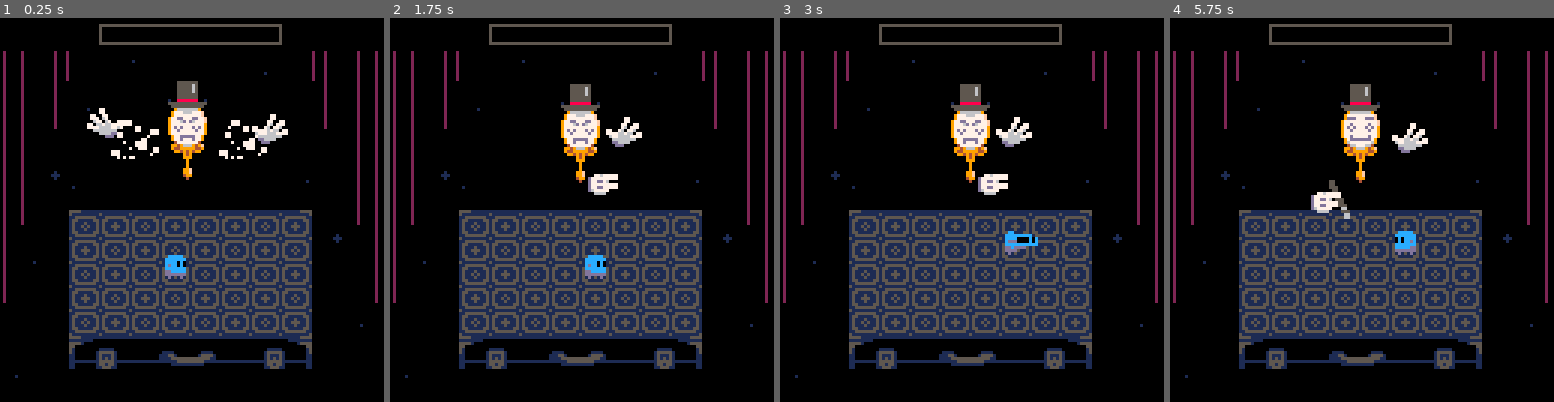
Above: before the commit, frames 1-4 (left to right).
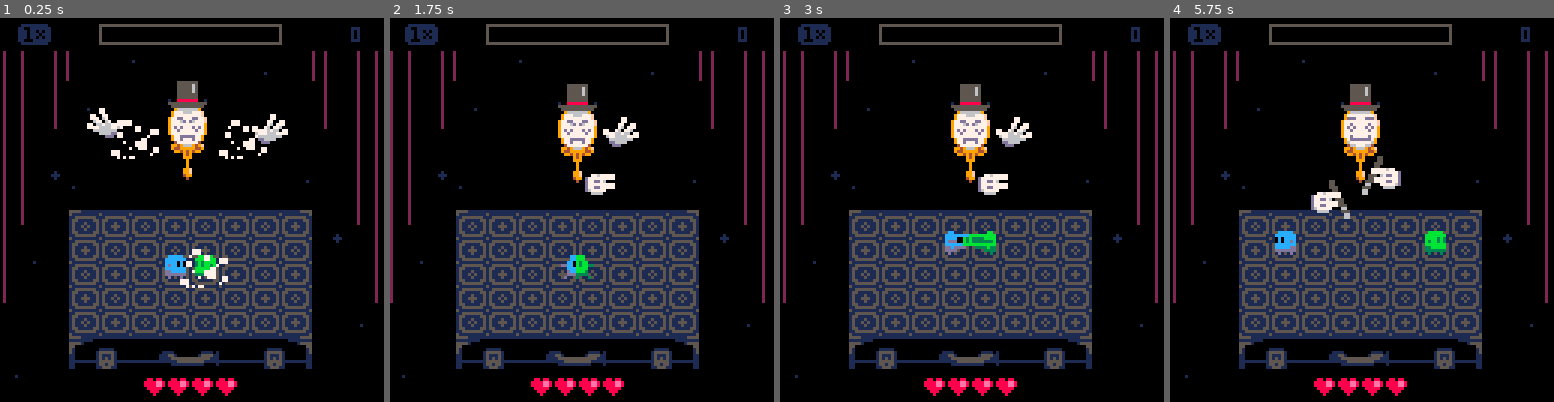
Above: after the commit, the same moments.

Repository: aylanonsense/just-one-boss
Game: PICO-8 cartridge cart.p8
Two runs of this game, one before a commit and one after it. Both use one fixed random seed, a clock stepped at 60 frames per second and the inputs below.
Inputs:
- Up to frame 1 (0.25 s): no input
- Up to frame 2 (1.75 s): tap X (X key) at 0.33, 1.07 s; tap O (Z key) at 0.7, 1.7 s; hold Right from 1.6 s (still down)
- Up to frame 3 (3 s): tap X (X key) at 1.85, 2.97 s; release Right at 2.1 s; tap O (Z key) at 2.1, 2.5, 2.9 s; hold Up 2.15-2.42 s; hold Right from 2.47 s (still down)
- Up to frame 4 (5.75 s): release Right at 3.03 s; hold Left 3.08-3.58 s; tap O (Z key) every 0.4 s from 3.3 to 5.7 s; hold Down 3.63-3.97 s; hold Right 4.02-4.68 s; tap X (X key) at 4.08, 5.2 s; hold Up 4.73-5.03 s; hold Left 5.08-5.68 s; hold Down from 5.73 s (still down)

The runs differ from the first frame. In frame 1, 1.6% of the frame differs, in the area x 4-94%, y 1-99%; in frame 2, 17%, in the area x 0-99%, y 1-99%; in frame 3, 2.1%; in frame 4, 2.9%.

Commit message:
Points, and also beginning to pin down the boss defeat animation

Diff:
--- a/cart.p8
+++ b/cart.p8
@@ -15,27 +15,25 @@
             ^     ^
            c=1   c=2
 
-hurtbox_channels:
-	1: player
-	2: pickup
-	4: coin (stationary)
-
 todo:
+	points when touching tile to indicate they are good
 	boss death animation
+	boss_reflection is more properly mirrored
 	screens: title, death, victory
 	sound effects + music
 	hard mode?
 	perhaps only 6 columns? only 4 rows?
 	get rid of the spritesheet blocking, will save some tokens on palt calls
 
+note: add an additional 314 tokens for lines that are commented out for debug purposes
+	so the new limit is 7878 tokens
 ]]
 
 -- useful noop function
 function noop() end
 
 -- global config vars
-local beginning_phase=3
-local one_hit_ko=false
+local one_hit_ko=true
 
 -- global scene vars
 local scenes
@@ -43,7 +41,13 @@
 local scene_frame
 local freeze_frames
 local screen_shake_frames
+
+-- global game vars
+local boss_phase
 local rainbow_color
+local dark_rainbow_color
+local score
+local score_mult
 
 -- global promise vars
 local promises={}
@@ -274,6 +278,7 @@
 		end,
 		get_hurt=function(self)
 			if self.invincibility_frames<=0 then
+				score_mult=1
 				freeze_and_shake_screen(6,10)
 				self.invincibility_frames,self.stun_frames=60,19
 				player_health:lose_heart()
@@ -283,7 +288,6 @@
 	player_health={
 		x=63,
 		y=122,
-		-- visible=false,
 		hearts=4,
 		-- anim=nil,
 		anim_frames=0,
@@ -294,22 +298,20 @@
 			end
 		end,
 		draw=function(self)
-			if self.visible then
-				palt2(3)
-				local i
-				for i=1,4 do
-					sspr2(0,30,9,7,self.x+8*i-24,self.y-3)
-					local sprite=0
-					if self.anim=="gain" and i==self.hearts then
-						sprite=mid(1,5-flr(self.anim_frames/2),3)
-					elseif self.anim=="lose" and i==self.hearts+1 then
-						sprite=6
-					elseif i<=self.hearts then
-						sprite=4
-					end
-					if sprite!=6 or self.anim_frames>=15 or (self.anim_frames+1)%4<2 then
-						sspr2(9*sprite,30,9,7,self.x+8*i-24,self.y-3)
-					end
+			palt2(3)
+			local i
+			for i=1,4 do
+				sspr2(0,30,9,7,self.x+8*i-24,self.y-3)
+				local sprite=0
+				if self.anim=="gain" and i==self.hearts then
+					sprite=mid(1,5-flr(self.anim_frames/2),3)
+				elseif self.anim=="lose" and i==self.hearts+1 then
+					sprite=6
+				elseif i<=self.hearts then
+					sprite=4
+				end
+				if sprite!=6 or self.anim_frames>=15 or (self.anim_frames+1)%4<2 then
+					sspr2(9*sprite,30,9,7,self.x+8*i-24,self.y-3)
 				end
 			end
 		end,
@@ -326,10 +328,6 @@
 			end
 			if self.hearts<=0 then
 				freeze_and_shake_screen(999,0)
-			end
-			if not self.visible then
-				self.visible=true
-				freeze_and_shake_screen(9,0)
 			end
 		end
 	},
@@ -338,7 +336,6 @@
 		-- y=5,
 		-- visible=false,
 		health=0,
-		phase=0,
 		rainbow_frames=0,
 		is_user_interface=true,
 		drain_frames=0,
@@ -356,26 +353,60 @@
 			end
 		end,
 		gain_health=function(self)
-			self.health,self.visible,self.rainbow_frames=mid(0,self.health+1,60),true,15
-			local health=self.health
-			if self.phase==0 then
-				if health==31 then
-					boss=spawn_entity("magic_mirror")
-				elseif health==41 then
-					boss.visible=true
-				elseif health==60 then
-					boss:promise_sequence(
-						"phase_change",
-						{"return_to_ready_position",nil,"right"},
-						"decide_next_action")
-				end
-			elseif health>=60 then
-				boss:promise_sequence(
-					"cancel_everything",
-					"reel",
-					"phase_change",
-					{"return_to_ready_position",2},
-					"decide_next_action")
+			if self.health<60 then
+				self.health,self.visible,self.rainbow_frames=mid(0,self.health+1,60),true,15
+				local health=self.health
+				if boss_phase==0 then
+					if health==25 then
+						boss=spawn_entity("magic_mirror")
+					elseif health==37 then
+						boss.visible=true
+					elseif health==60 then
+						boss:promise_sequence(
+							"phase_change",
+							function()
+								boss_phase+=1
+							end,
+							{"return_to_ready_position",nil,"right"},
+							"decide_next_action")
+					end
+				elseif health>=60 then
+					if boss_phase>=5 then
+						self.health=0
+					elseif boss_phase==4 then
+						boss_phase=5
+						boss:promise_sequence(
+							"cancel_everything",
+							{"reel",80},
+							"cancel_everything",
+							function()
+								player_reflection:poof()
+								player_reflection=player_reflection:die() -- nil
+							end,
+							"die")
+						boss_reflection:promise_sequence(
+							"cancel_everything",
+							{"reel",77},
+							"die")
+						local i
+						for i=1,24 do
+							spawn_magic_tile(20+13*i)
+						end
+					else
+						boss:promise_sequence(
+							"cancel_everything",
+							{"reel",8},
+							10,
+							"set_expression",
+							20,
+							"phase_change",
+							function()
+								boss_phase+=1
+							end,
+							{"return_to_ready_position",2},
+							"decide_next_action")
+					end
+				end
 			end
 		end
 	},
@@ -396,6 +427,7 @@
 	magic_tile={
 		render_layer=3,
 		hurtbox_channel=2, -- pickup
+		is_boss_generated=true,
 		update=function(self)
 			if get_tile_occupant(self:col(),self:row()) then
 				self:die()
@@ -410,17 +442,18 @@
 					tile_color,bg_color=6,6
 				end
 			end
-			-- draw background
-			rectfill(x-4,y-3,x+4,y+3,bg_color)
-			-- draw tile
-			rect(x-4,y-3,x+4,y+3,tile_color)
-			rect(x-2,y-1,x+2,y+1)
+			pal(7,tile_color)
+			pal(5,bg_color)
+			sspr2(55,38,9,7,x-4,y-3)
 		end,
 		on_hurt=function(self)
+			score+=score_mult
+			spawn_entity("points",self.x,self.y-7,{points=score_mult})
 			freeze_and_shake_screen(2,2)
-			self.hurtbox_channel,self.frames_to_death=0,6
-			local particles,i=spawn_particle_burst(self.x,self.y,30,16,10)
-			for i=1,ternary(boss_health.phase==0,10,8) do
+			self.hurtbox_channel,self.frames_to_death,score_mult=0,6,min(score_mult+1,8)
+			local health_change=ternary(one_hit_ko and boss_phase<5,60,ternary(boss_phase==0,12,8))
+			local particles,i=spawn_particle_burst(self.x,self.y,max(health_change,ternary(boss_phase>=5,15,30)),16,10)
+			for i=1,health_change do
 				-- shuffle
 				local j=rnd_int(i,#particles)
 				particles[i],particles[j]=particles[j],particles[i]
@@ -432,7 +465,7 @@
 					7+i,
 					{"move",8+min(boss_health.health+i,60),-58,8,ease_out})
 			end
-			on_magic_tile_picked_up(self,10)
+			on_magic_tile_picked_up(self,health_change)
 		end
 	},
 	player_reflection={
@@ -492,7 +525,7 @@
 				f=(6-f)%4
 			end
 			-- draw the card
-			sspr2(10*f+75,104,10,10,self.x-5,self.y-7)
+			sspr2(10*f+77,21,10,10,self.x-5,self.y-7)
 		end
 	},
 	flower_patch={
@@ -506,16 +539,16 @@
 		end,
 		draw=function(self)
 			palt2(4)
-			local sx=88
+			local sx=101
 			if self.hit_frames>0 then
-				sx=106
+				sx=119
 			elseif self.frames_to_death>0 then
-				sx=97
-			end
-			sspr2(sx,85,9,8,self.x-4,self.y-4)
+				sx=110
+			end
+			sspr2(sx,71,9,8,self.x-4,self.y-4)
 		end,
 		bloom=function(self)
-			self.frames_to_death,self.hit_frames,self.hitbox_channel=ternary(boss_health.phase==4,10,38),3,1
+			self.frames_to_death,self.hit_frames,self.hitbox_channel=ternary(boss_phase==4,10,30),3,1
 			spawn_petals(self.x,self.y,2,8)
 		end
 	},
@@ -558,7 +591,7 @@
 			else
 				sprite+=flr(self.frames_alive/3)%2
 			end
-			sspr(9*sprite,62,9,9,self.x-4,self.y-5)
+			sspr(9*sprite,37,9,9,self.x-4,self.y-5)
 		end,
 		get_bumped=function(self)
 			self.health-=1
@@ -574,7 +607,7 @@
 		end
 	},
 	particle={
-		render_layer=10,
+		render_layer=11,
 		extends="movable",
 		friction=1,
 		gravity=0,
@@ -619,6 +652,8 @@
 			self.idle_mult=ternary(self.is_idle,min(self.idle_mult+0.05,1),max(0,self.idle_mult-0.05))
 			self.idle_x,self.idle_y=self.idle_mult*3*sin(self.frames_alive/60),self.idle_mult*2*sin(self.frames_alive/30)
 			self:apply_move()
+			-- keep mirror in bounds (for reeling purposes)
+			self.x,self.y=mid(0,self.x,80),mid(-40,self.y,-20)
 			-- create particles when charging laser
 			if self.laser_charge_frames>0 then
 				local x,y,angle=self.x,self.y,rnd()
@@ -629,7 +664,52 @@
 			end
 		end,
 		draw=function(self)
-			local x,y=self.x+self.idle_x,self.y+self.idle_y
+			local x,y,expression=self.x+self.idle_x,self.y+self.idle_y,self.expression
+			if boss_health.rainbow_frames>12 then
+				x+=scene_frame%2*2-1
+			end
+			self:apply_colors()
+			if self.visible then
+				-- draw mirror
+				sspr2(115,0,13,30,x-6,y-12)
+			end
+			if self.visible or boss_health.rainbow_frames>0 then
+				-- the face is rainbowified after the player hits a tile
+				if boss_health.rainbow_frames>0 then
+					if not self.is_reflection then
+						color_wash(rainbow_color)
+						if expression>0 and boss_phase>0 then
+							pal(13,dark_rainbow_color)
+						end
+					elseif expression==0 then
+						color_wash(11)
+					end
+					expression=8
+				end
+				-- draw face
+				if expression>0 then
+					sspr2(11*expression-11,57,11,14,x-5,y-7,false,expression==5 and (self.frames_alive)%4<2)
+				end
+			end
+			pal()
+			self:apply_colors()
+			if self.visible then
+				-- draw top hat
+				if self.is_wearing_top_hat then
+					sspr2(102,0,13,9,x-6,y-15)
+				end
+				-- draw laser preview
+				if self.laser_preview_frames%2>0 then
+					line(x,y+7,x,60,14)
+				end
+			end
+		end,
+		on_death=function(self)
+			self.left_hand:die()
+			self.right_hand:die()
+		end,
+		apply_colors=function(self)
+			palt2(3)
 			-- show or hide crack
 			pal(2,ternary(self.is_cracked,6,7))
 			-- reflected mirror gets a green tone
@@ -638,37 +718,11 @@
 				pal(7,11)
 				pal(6,11)
 			end
-			palt2(3)
-			if self.visible then
-				-- draw mirror
-				sspr2(115,84,13,30,x-6,y-12)
-				-- draw face
-				if boss_health.rainbow_frames<=0 then
-					sspr2(29+11*self.expression,114,11,14,x-5,y-7,false,self.expression==5 and (self.frames_alive)%4<2)
-				end
-			end
-			-- draw rainbow mask when damaged
-			if boss_health.rainbow_frames>0 and not self.is_reflection then
-				color_wash(rainbow_color)
-				sspr2(117,114,11,14,x-5,y-7)
-				pal()
-				palt2(3)
-			end
-			if self.visible then
-				-- draw top hat
-				if self.is_wearing_top_hat then
-					sspr2(115,75,13,9,x-6,y-15)
-				end
-				-- draw laser preview
-				if self.laser_preview_frames%2>0 then
-					line(x,y+7,x,60,14)
-				end
-			end
 		end,
 		-- highest-level commands
 		decide_next_action=function(self)
 			local promise=self:promise(1)
-			if boss_health.phase==1 then
+			if boss_phase==1 then
 				local r=2*rnd_int(0,2)+1
 				promise=self:promise_sequence(
 					{"set_held_state","right"},
@@ -678,7 +732,7 @@
 					{"return_to_ready_position",nil,"left"},
 					"shoot_lasers",
 					{"return_to_ready_position",nil,"right"})
-			elseif boss_health.phase==2 then
+			elseif boss_phase==2 then
 				promise=self:promise_sequence(
 					"conjure_flowers",
 					"return_to_ready_position",
@@ -689,7 +743,7 @@
 					"return_to_ready_position",
 					"shoot_lasers",
 					"return_to_ready_position")
-			elseif boss_health.phase==3 then
+			elseif boss_phase==3 then
 				promise=self:promise_sequence(
 					"shoot_lasers",
 					"return_to_ready_position",
@@ -700,7 +754,7 @@
 					"despawn_coins",
 					"throw_coins",
 					"return_to_ready_position")
-			elseif boss_health.phase==4 then
+			elseif boss_phase==4 then
 				promise=self:promise_parallel(
 						{self,"set_held_state",nil},
 						{boss_reflection,"set_held_state",nil})
@@ -746,8 +800,7 @@
 		end,
 		phase_change=function(self)
 			local lh=self.left_hand
-			boss_health.phase+=1
-			if boss_health.phase==1 then
+			if boss_phase==0 then
 				return self:promise_sequence(
 					50,
 					{lh,"appear"},
@@ -797,7 +850,7 @@
 					{"poof",0,-10},
 					30,
 					spawn_magic_tile)
-			elseif boss_health.phase==2 then
+			elseif boss_phase==1 then
 				return self:promise_sequence(
 					{"return_to_ready_position",2},
 					30,
@@ -836,22 +889,22 @@
 					15,
 					{self,"return_to_ready_position"},
 					spawn_magic_tile)
-			elseif boss_health.phase==3 then
+			elseif boss_phase==2 then
 				return self:promise_sequence(
 					{"return_to_ready_position",2},
 					"cast_reflection",
 					"return_to_ready_position",
 					spawn_magic_tile,
 					60)
-			elseif boss_health.phase==4 then
+			elseif boss_phase==3 then
 				return self:promise_sequence(
 					{"return_to_ready_position",2},
 					{"cast_reflection",true},
 					function()
 						boss_reflection:promise("return_to_ready_position",1,"right")
 					end,
-					spawn_magic_tile,
-					{"return_to_ready_position",1,"left"})
+					{"return_to_ready_position",1,"left"},
+					spawn_magic_tile)
 			end
 		end,
 		cancel_everything=function(self)
@@ -869,8 +922,8 @@
 				{self.left_hand,"pound",offset},
 				{self.right_hand,"pound",-offset})
 		end,
-		reel=function(self)
-			if boss_health.phase==3 then
+		reel=function(self,times)
+			if boss_phase==3 then
 				self.is_cracked=true
 			end
 			spawn_particle_burst(self.x,self.y,20,7,10)
@@ -881,7 +934,7 @@
 					self.left_hand:promise_sequence("set_pose","appear"),
 					self.right_hand:promise_sequence("set_pose","appear")
 				)
-			for i=1,8 do
+			for i=1,times do
 				promise=promise:and_then_sequence(
 					function()
 						freeze_and_shake_screen(0,3)
@@ -891,14 +944,11 @@
 					end,
 					{"move",rnd_int(-8,8),rnd_int(-5,2),6,ease_out,nil,true})
 			end
-			return promise:and_then_sequence(
-				10,
-				"set_expression",
-				20)
+			return promise
 		end,
 		conjure_flowers=function(self)
 			-- generate a list of flower locations
-			local locations,i={},1
+			local locations,i={},0
 			while i<40 do
 				add(locations,{i%8*10+5,8*flr(i/8)+4})
 				i+=rnd_int(1,3)
@@ -1152,7 +1202,7 @@
 				-- hand may be holding a bouquet
 				if self.is_holding_bouquet then
 					palt2(4)
-					sspr2(97,85,9,16,x-1,y-4)
+					sspr2(110,71,9,16,x-1,y-4)
 					pal()
 				end
 				-- reflections get a green tone
@@ -1164,13 +1214,13 @@
 				palt2(3)
 				-- draw the hand
 				local is_right_hand=self.is_right_hand
-				sspr2(12*self.pose-12,51,12,11,x-ternary(is_right_hand,7,4),y,is_right_hand)
+				sspr2(12*self.pose-12,46,12,11,x-ternary(is_right_hand,7,4),y,is_right_hand)
 				-- hand may be holding a wand
 				if self.is_holding_wand then
 					if self.pose==1 then
-						sspr2(64,30,7,13,x+ternary(is_right_hand,-10,4),y,is_right_hand)
+						sspr2(91,54,7,13,x+ternary(is_right_hand,-10,4),y,is_right_hand)
 					else
-						sspr2(71,30,7,13,x-ternary(is_right_hand,3,2),y-8,is_right_hand)
+						sspr2(98,54,7,13,x-ternary(is_right_hand,3,2),y-8,is_right_hand)
 					end
 				end
 			end
@@ -1312,11 +1362,11 @@
 		render_layer=9,
 		draw=function(self)
 			palt2(3)
-			sspr2(16*flr(self.frames_alive/3),37,16,14,self.x-8,self.y-8)
+			sspr2(64+16*flr(self.frames_alive/3),31,16,14,self.x-8,self.y-8)
 		end
 	},
 	pain={
-		render_layer=10,
+		render_layer=12,
 		frames_to_death=5,
 		draw=function(self)
 			palt2(3)
@@ -1324,7 +1374,17 @@
 			if self.frames_to_death<=2 then
 				palt2(10)
 			end
-			sspr2(94,0,23,26,self.x-11,self.y-16)
+			sspr2(105,45,23,26,self.x-11,self.y-16)
+		end
+	},
+	points={
+		render_layer=10,
+		vy=-0.5,
+		frames_to_death=30,
+		draw=function(self)
+			pset(self.x,self.y,8)
+			local text="+"..self.points.."00"
+			print(text,self.x-2*#text,self.y,rainbow_color)
 		end
 	}
 }
@@ -1369,9 +1429,9 @@
 	scene[3]()
 	-- draw debug info
 	-- camera()
-	-- print("mem:      "..flr(100*(stat(0)/1024)).."%",2,102,ternary(stat(1)>=1024,8,3))
-	-- print("cpu:      "..flr(100*stat(1)).."%",2,109,ternary(stat(1)>=1,8,3))
-	-- print("entities: "..#entities,2,116,ternary(#entities>50,8,3))
+	-- print("mem:      "..flr(100*(stat(0)/1024)).."%",2,102,ternary(stat(1)>=819,8,3))
+	-- print("cpu:      "..flr(100*stat(1)).."%",2,109,ternary(stat(1)>=0.8,8,3))
+	-- print("entities: "..#entities,2,116,ternary(#entities>120,8,3))
 	-- print("promises: "..#promises,2,123,ternary(#promises>30,8,3))
 end
 
@@ -1379,28 +1439,32 @@
 -- game functions
 function init_game()
 	-- reset everything
-	entities,new_entities={},{}
+	entities,new_entities,score,score_mult,boss_phase={},{},0,1,4
 	-- create starting entities
 	player_health,player,player_reflection=spawn_entity("player_health"),spawn_entity("player",35,20) -- ,nil
 	boss_health,boss,boss_reflection=spawn_entity("boss_health") -- ,nil,nil
 	-- show controls
-	if beginning_phase==0 then
+	if boss_phase==0 then
 		spawn_entity("instructions",37,-30)
 	else
 		-- skip to certain phase of the fight (for debug purposes)
 		boss=spawn_entity("magic_mirror")
-		boss.visible,boss_health.visible,boss_health.phase=true,true,beginning_phase-1
-		if beginning_phase>1 then
+		boss.visible,boss_health.visible=true,true
+		if boss_phase>1 then
 			boss:set_expression(1)
 			boss.is_wearing_top_hat=true
 			boss.right_hand:appear()
 			boss.left_hand:appear()
 		end
-		if beginning_phase>3 then
+		if boss_phase>3 then
 			player_reflection=spawn_entity("player_reflection")
 		end
+		boss_phase-=1
 		boss:promise_sequence(
 			"phase_change",
+			function()
+				boss_phase+=1
+			end,
 			"return_to_ready_position",
 			"decide_next_action")
 	end
@@ -1477,7 +1541,7 @@
 	local c,r
 	for c=0,7 do
 		for r=0,4 do
-			sspr2(93+(c+r)%2*11,76,11,9,10*c,8*r)
+			sspr2(83+(c+r)%2*11,45,11,9,10*c,8*r)
 		end
 	end
 	-- draw some other grid stuff
@@ -1485,10 +1549,10 @@
 	line(16,-1,64,-1)
 	line(16,41,64,41)
 	line(16,49,64,49)
-	sspr2(68,90,20,5,30,46)
+	sspr2(80,16,20,5,30,46)
 	for i=0,1 do
-		sspr2(59,102,16,2,65*i,-1,i==1,true)
-		sspr2(59,102,16,12,65*i,40,i==1)
+		sspr2(99,9,16,2,65*i,-1,i==1,true)
+		sspr2(99,9,16,12,65*i,40,i==1)
 	end
 	pal()
 	-- draw entities
@@ -1500,17 +1564,21 @@
 	end)
 	-- draw ui
 	camera(shake_x)
-	-- palt2(3)
+	palt2(3)
 	-- -- draw black boxes
 	-- rectfill(0,0,127,10,0)
 	-- rectfill(0,118,127,128)
-	-- -- draw score multiplier
-	-- sspr2(117,0,11,7,6,2)
-	-- print("4",8,3,0)
-	-- -- draw score
+	if boss_phase>0 then
+		-- draw score multiplier
+		sspr2(72,45,11,7,6,2)
+		print(score_mult,8,3,0)
+		-- draw score
+		local score_text=ternary(score>0,score.."00","0")
+		print(score_text,121-4*#score_text,3,1)
+	end
 	-- print("25700",101,3,1)
 	-- -- draw lives
-	-- sspr2(118,7,10,5,7,120)
+	-- sspr2(73,52,10,5,7,120)
 	-- print("3",19,120)
 	-- -- draw timer
 	-- print("17:03",101,120)
@@ -1580,8 +1648,8 @@
 
 function on_magic_tile_picked_up(tile,health)
 	health+=boss_health.health
-	if health<60 then
-		spawn_magic_tile(ternary(boss_health.phase<1,80,120)-min(tile.frames_alive,30)) -- 30 frame grace period
+	if health<60 and boss_phase<5 then
+		spawn_magic_tile(ternary(boss_phase<1,80,120)-min(tile.frames_alive,30)) -- 30 frame grace period
 	end
 end
 
@@ -1819,10 +1887,12 @@
 
 -- drawing functions
 function calc_rainbow_color()
-	rainbow_color=8+flr(scene_frame/4)%6
+	local f=flr(scene_frame/4)%6
+	rainbow_color=8+f
 	if rainbow_color==13 then
 		rainbow_color=14
 	end
+	dark_rainbow_color=({2,4,9,3,13,8})[f+1]
 end
 
 function palt2(c)
Not shown, changed: 128 lines of the sprite sheet (__gfx__) section of cart.p8
